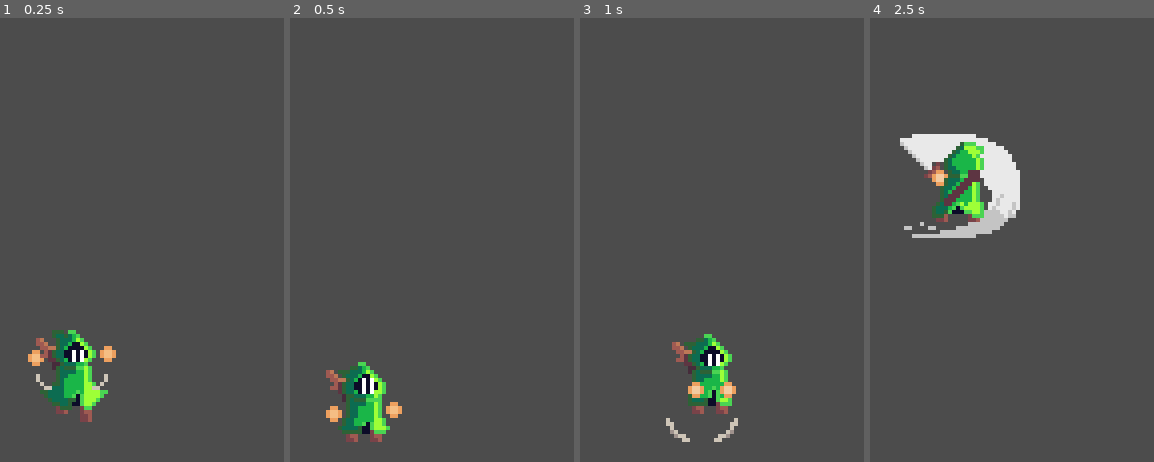
Above: before the commit, frames 1-4 (left to right).
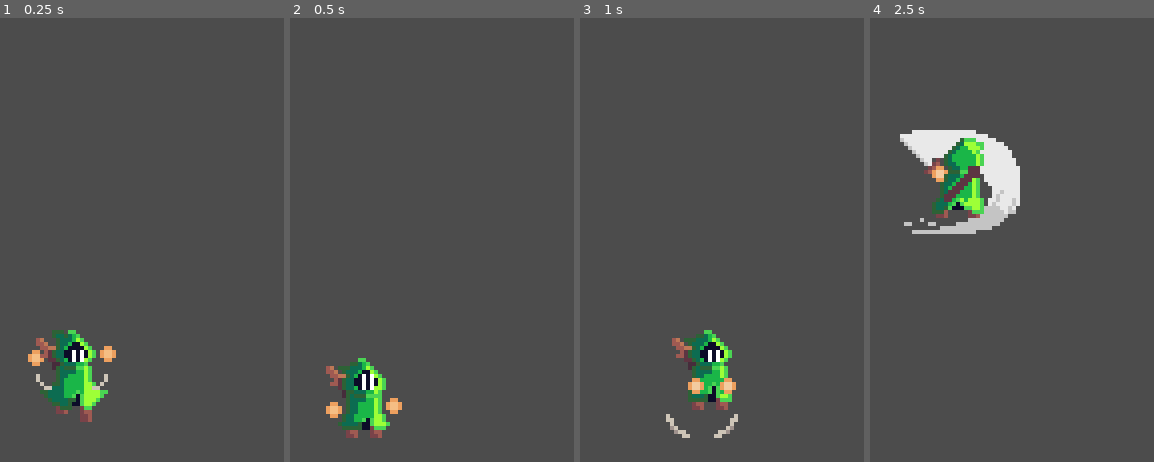
Above: after the commit, the same moments.

Repository: KrzysztofStaron/actionPlatformer
Game: Godot game, scene res://main.tscn
Two runs of this game, one before a commit and one after it. Both use one fixed random seed, a clock stepped at 60 frames per second and the inputs below.
Inputs (mouse positions are in pixels of both pictures, inside the frame that each line leads up to):
- Up to frame 1 (0.25 s): no input
- Up to frame 2 (0.5 s): no input
- Up to frame 3 (1 s): move the mouse to (outside the picture) at 0.52 s; press the mouse at (outside the picture) at 0.53 s; hold D (move_right) from 0.53 s (still down); tap Space (jump) at 0.77 s
- Up to frame 4 (2.5 s): move the mouse to (outside the picture) at 1.27 s; release D (move_right) at 1.28 s; release the mouse at (outside the picture) at 1.28 s; hold A (move_left) 1.28-2.03 s; tap Ctrl (walk) at 1.35 s; tap Space (jump) at 1.52 s; move the mouse to (outside the picture) at 2.02 s; press the mouse at (outside the picture) at 2.03 s; hold D (move_right) from 2.03 s (still down)

Frame 1 is identical in both runs. In frame 2, 1.8% of the frame differs, in the area x 12-40%, y 76-96%; in frame 3, 2.1%; in frame 4, 3.1%, in the area x 10-53%, y 25-50%.

Commit message:
change collision shape to capsule

Diff:
--- a/player/player.tscn
+++ b/player/player.tscn
@@ -7,8 +7,9 @@
 [ext_resource path="res://player/playerJump.png" type="Texture" id=5]
 [ext_resource path="res://player/dust/dust.tscn" type="PackedScene" id=6]
 
-[sub_resource type="RectangleShape2D" id=1]
-extents = Vector2( 6, 11 )
+[sub_resource type="CapsuleShape2D" id=24]
+radius = 6.0
+height = 12.0
 
 [sub_resource type="CircleShape2D" id=12]
 radius = 3.0
@@ -553,7 +554,7 @@
 
 [node name="CollisionShape2D" type="CollisionShape2D" parent="."]
 self_modulate = Color( 0.0196078, 0.952941, 1, 1 )
-shape = SubResource( 1 )
+shape = SubResource( 24 )
 
 [node name="groundSensor" type="Area2D" parent="."]
 position = Vector2( 0, 11 )
